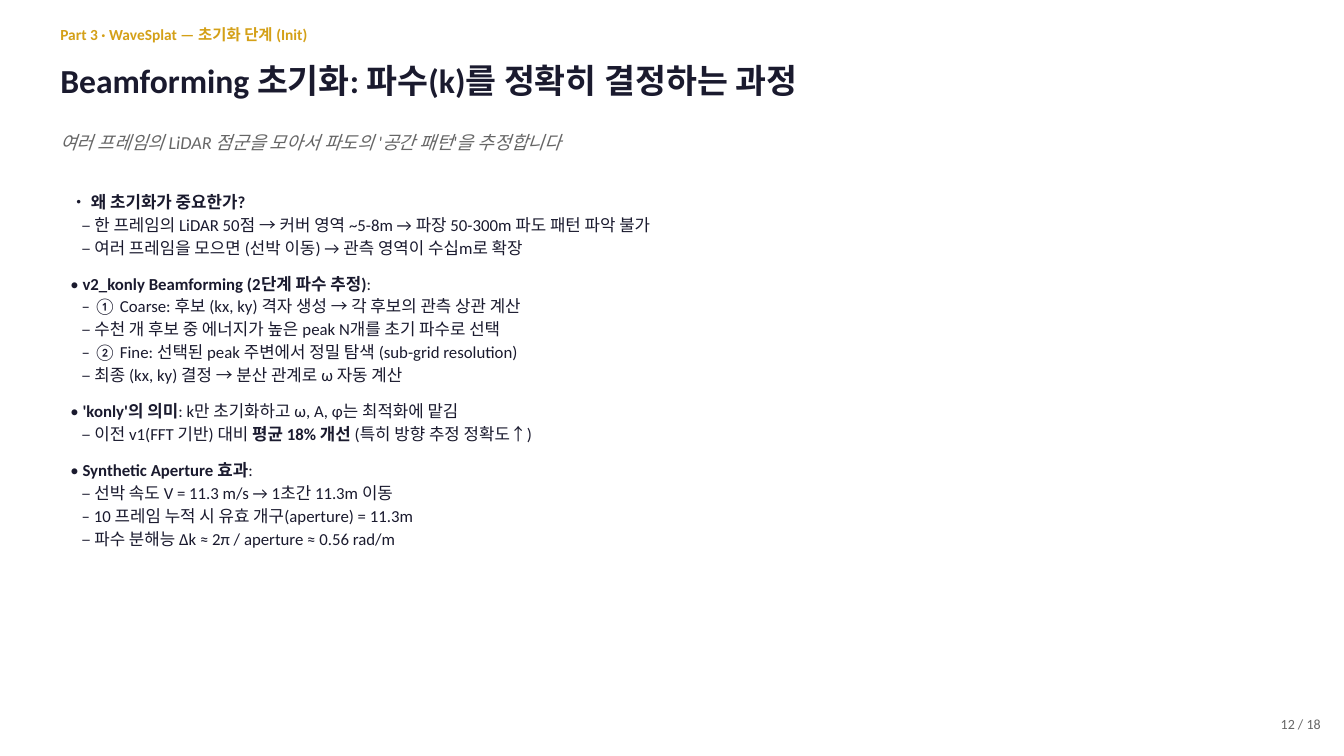
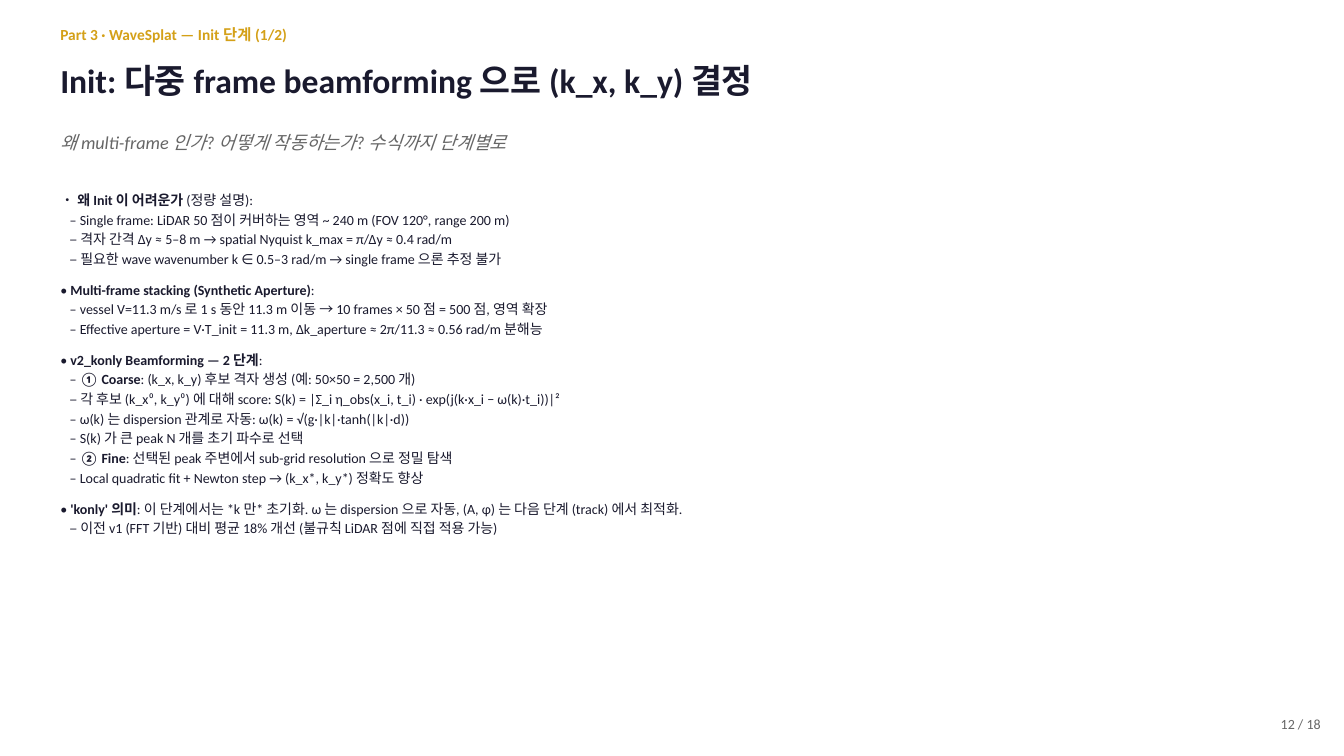
Before and after one commit to SAEYONGPARK94/wavesplat, a slide deck: slide 12 of wavesplat/docs/labmeeting_2026_05_13.pptx. Drawn at 1344x756 pixels with LibreOffice and Linux fonts; fonts in the diff are those of the drawing. Boxes give left, top, right and bottom in pixels: in the first picture for what was removed or moved away, otherwise in the second. Text is boxed around its words. In the diff, an @@ line names an element or a change of style, - is before the commit and + after.

```diff
--- a/wavesplat/docs/labmeeting_2026_05_13.pptx
+++ b/wavesplat/docs/labmeeting_2026_05_13.pptx
@@ text at (60,27,287,43): text changed @@
-Part 3 · WaveSplat — 초기화 단계 (Init)
+Part 3 · WaveSplat — Init 단계 (1/2)
@@ text at (60,64,753,99): text changed @@
-Beamforming 초기화: 파수(k)를 정확히 결정하는 과정
+Init: 다중 frame beamforming 으로 (k_x, k_y) 결정
@@ text at (60,134,507,151): text changed @@
-여러 프레임의 LiDAR 점군을 모아서 파도의 '공간 패턴'을 추정합니다
+왜 multi-frame 인가? 어떻게 작동하는가? 수식까지 단계별로
@@ text at (70,193,682,535): text changed; size 12 to 10 pt @@
-• 왜 초기화가 중요한가?
-– 한 프레임의 LiDAR 50점 → 커버 영역 ~5-8m → 파장 50-300m 파도 패턴 파악 불가
-– 여러 프레임을 모으면 (선박 이동) → 관측 영역이 수십m로 확장
-• v2_konly Beamforming (2단계 파수 추정):
-– ① Coarse: 후보 (kx, ky) 격자 생성 → 각 후보의 관측 상관 계산
-– 수천 개 후보 중 에너지가 높은 peak N개를 초기 파수로 선택
-– ② Fine: 선택된 peak 주변에서 정밀 탐색 (sub-grid resolution)
-– 최종 (kx, ky) 결정 → 분산 관계로 ω 자동 계산
-• 'konly'의 의미: k만 초기화하고 ω, A, φ는 최적화에 맡김
-– 이전 v1(FFT 기반) 대비 평균 18% 개선 (특히 방향 추정 정확도↑)
-• Synthetic Aperture 효과:
-– 선박 속도 V = 11.3 m/s → 1초간 11.3m 이동
-– 10 프레임 누적 시 유효 개구(aperture) = 11.3m
-– 파수 분해능 Δk ≈ 2π / aperture ≈ 0.56 rad/m
+• 왜 Init 이 어려운가 (정량 설명):
+– Single frame: LiDAR 50 점이 커버하는 영역 ~ 240 m (FOV 120°, range 200 m)
+– 격자 간격 Δy ≈ 5–8 m → spatial Nyquist k_max = π/Δy ≈ 0.4 rad/m
+– 필요한 wave wavenumber k ∈ 0.5–3 rad/m → single frame 으론 추정 불가
+• Multi-frame stacking (Synthetic Aperture):
+– vessel V=11.3 m/s 로 1 s 동안 11.3 m 이동 → 10 frames × 50 점 = 500 점, 영역 확장
+– Effective aperture = V·T_init = 11.3 m, Δk_aperture ≈ 2π/11.3 ≈ 0.56 rad/m 분해능
+• v2_konly Beamforming — 2 단계:
+– ① Coarse: (k_x, k_y) 후보 격자 생성 (예: 50×50 = 2,500 개)
+– 각 후보 (k_x⁰, k_y⁰) 에 대해 score: S(k) = |Σ_i η_obs(x_i, t_i) · exp(j(k·x_i − ω(k)·t_i))|²
+– ω(k) 는 dispersion 관계로 자동: ω(k) = √(g·|k|·tanh(|k|·d))
+– S(k) 가 큰 peak N 개를 초기 파수로 선택
+– ② Fine: 선택된 peak 주변에서 sub-grid resolution 으로 정밀 탐색
+– Local quadratic fit + Newton step → (k_x*, k_y*) 정확도 향상
+• 'konly' 의미: 이 단계에서는 *k 만* 초기화. ω 는 dispersion 으로 자동, (A, φ) 는 다음 단계 (track) 에서 최적화.
+– 이전 v1 (FFT 기반) 대비 평균 18% 개선 (불규칙 LiDAR 점에 직접 적용 가능)
```
Also in this commit, not shown: 4 other slides changed, 3 slides added, 12 slides removed, 1 other file.
